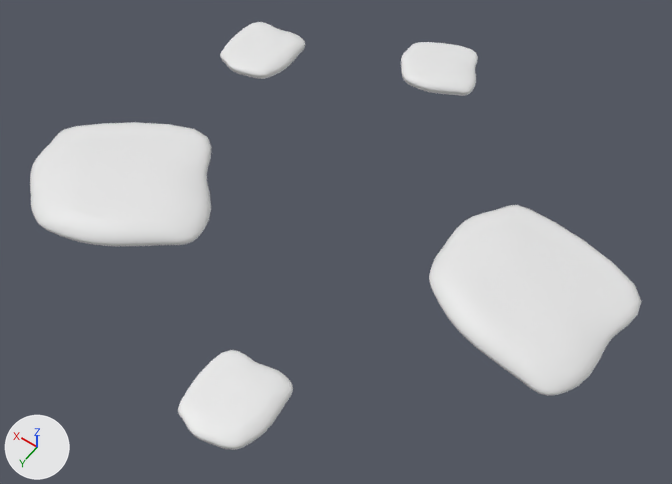
A saved change to the glTF model src/assets/models/lands.glb.
Both versions are drawn from a 50 mm lens placed at (-1052.0, 1437.0, 2078.0), pointed at (-75.0, 69.0, -71.0). Arrows for +X, +Y and +Z are at lower left; the lights stay in place. Where no turn or scale is listed for an object, it has been applied to the vertices. Vertices at the same position are counted once.

The first picture shows 'artLand', 'developLand', 'gameLand', 'startLand', 'writingLand'.
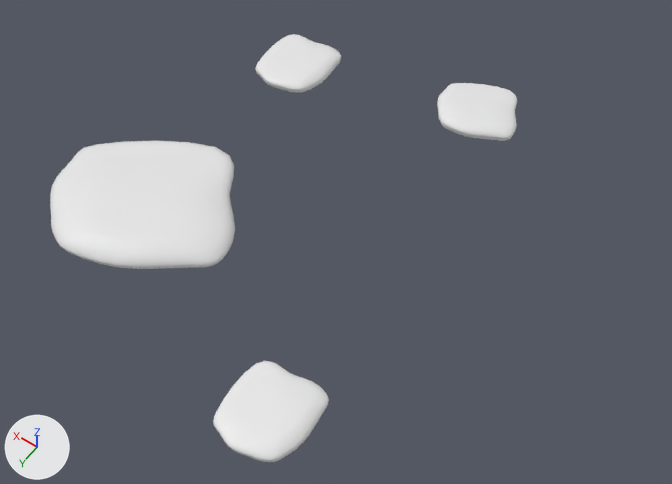
Where the change shows, as pixel boxes [x1, y1, x2, y2] in the pictures (672 x 484 px):
'gameLand', deleted
    before: [429, 205, 641, 396]
'developLand', mesh moved
    before: [30, 122, 212, 246]
    after: [50, 140, 235, 269]
'writingLand', mesh moved
    before: [178, 350, 293, 450]
    after: [213, 361, 329, 462]
'artLand', mesh moved
    before: [401, 42, 478, 96]
    after: [437, 83, 517, 141]
'startLand', mesh moved
    before: [220, 22, 305, 79]
    after: [255, 34, 341, 92]

The change, as a list of edits to the scene's bpy script:
```text
Change me_artland:
    where me_artland.from_pydata(...)  # 721 vertices, 1398 faces; spans x -102.0..176.0, y -821.0..-564.0, z -15.0..15.0
    used by ob_artland; location = (0.0, 0.0, 0.0)
    me_artland part 1: the whole mesh is moved by (-205.0, 102.0, 0.0)
Change me_developland:
    where me_developland.from_pydata(...)  # 721 vertices, 1398 faces; spans x 223.0..846.0, y 6.0..557.0, z -15.0..15.0
    used by ob_developland; location = (0.0, 0.0, 0.0)
    me_developland part 2: the whole mesh is moved by (-106.0, 21.0, 0.0)
Change me_startland:
    where me_startland.from_pydata(...)  # 721 vertices, 1398 faces; spans x 459.0..694.0, y -540.0..-278.0, z -15.0..15.0
    used by ob_startland; location = (0.0, 0.0, 0.0)
    me_startland part 3: the whole mesh is moved by (-138.0, -17.0, 0.0)
Change me_writingland:
    where me_writingland.from_pydata(...)  # 721 vertices, 1398 faces; spans x -306.0..-71.0, y 539.0..800.0, z -15.0..15.0
    used by ob_writingland; location = (0.0, 0.0, 0.0)
    me_writingland part 4: the whole mesh is moved by (-92.0, -26.0, 0.0)
Remove ob_gameland:
    ob_gameland = bpy.data.objects.new('gameLand', me_gameland)
    ob_gameland.location = (0.0, 0.0, 0.0)
```
